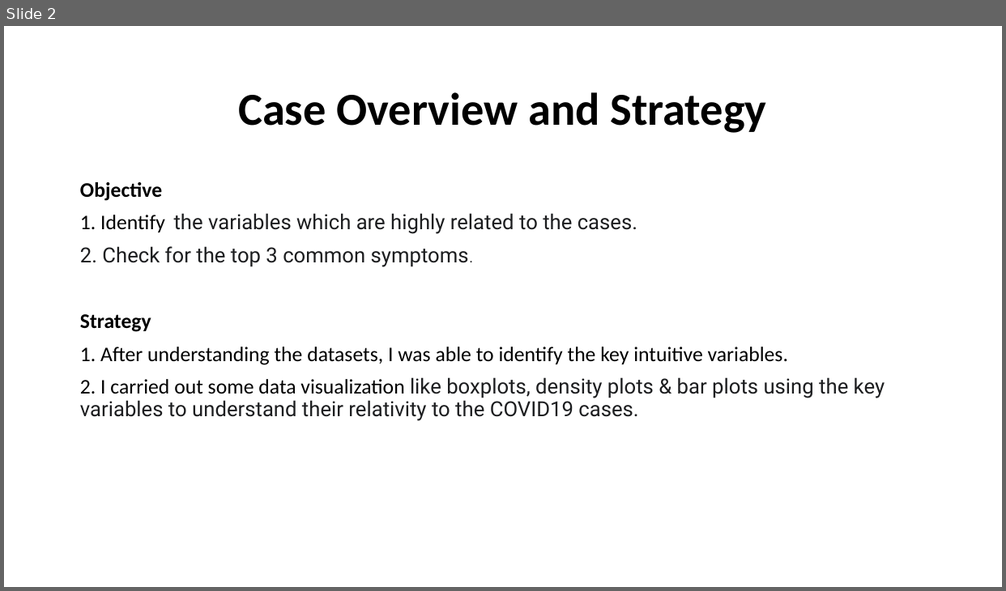
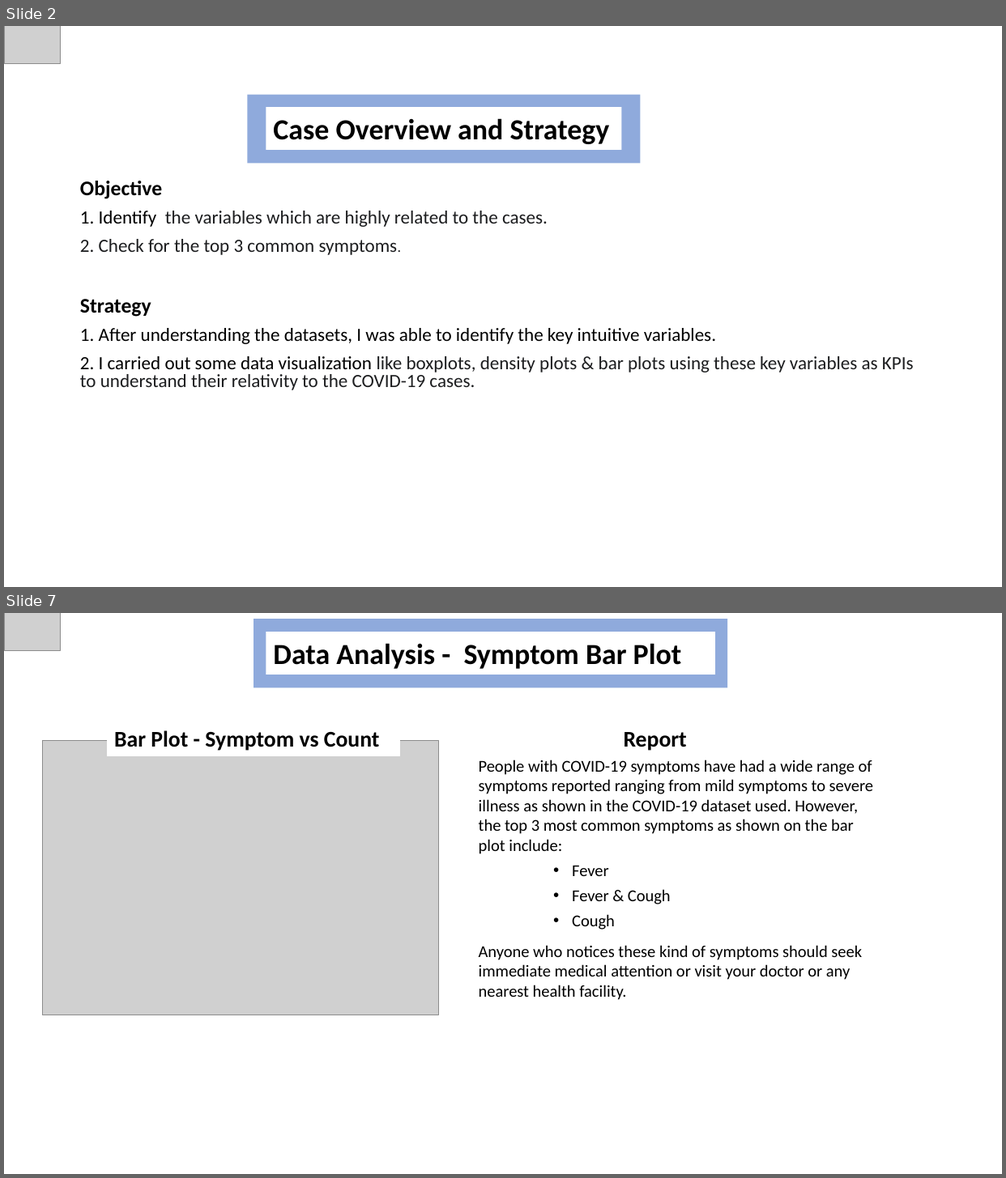
Before and after one commit to SireGift/Exploratory_Data_Analysis_for_COVID19, a slide deck: COVID19_Dataset_Report.pptx. Shown one above the other, each under a label of ours: slide 2 before the commit, slides 2 and 7 after it; the slides between them are not shown. The pictures are 1006x591 and 1006x1178 pixels, drawn with LibreOffice and Linux fonts; fonts in the diff are those of the drawing; grey boxes stand for pictures. Boxes give left, top, right and bottom in pixels: in the first picture for what was removed or moved away, otherwise in the second. Text is boxed around its words. In the diff, an @@ line names an element or a change of style, - is before the commit and + after.

```diff
--- a/COVID19_Dataset_Report.pptx
+++ b/COVID19_Dataset_Report.pptx
@@ slide 7 added at bbox=[4, 613, 1002, 1174], background #FFFFFF @@
@@ picture added at bbox=[4, 613, 60, 650] @@
@@ rectangle added at bbox=[253, 619, 727, 688], fill #8FAADC @@
@@ rectangle added at bbox=[266, 632, 715, 675], fill #FFFFFF, 28 pt, text #000000, bold @@
+Data Analysis - Symptom Bar Plot
@@ rectangle added at bbox=[108, 728, 401, 756], fill #FFFFFF, 21.6 pt, text #000000, bold @@
+Bar Plot - Symptom vs Count
@@ text added at bbox=[624, 732, 687, 751], 21.6 pt, text #000000, bold @@
+Report
@@ picture added at bbox=[42, 740, 439, 1015] @@
@@ text added at bbox=[479, 760, 873, 1000], 16 pt, text #000000 @@
+People with COVID-19 symptoms have had a wide range of symptoms reported ranging from mild symptoms to severe illness as shown in the COVID-19 dataset used. However, the top 3 most common symptoms as shown on the bar plot include:
+    • Fever
+    • Fever & Cough
+    • Cough
+Anyone who notices these kind of symptoms should seek immediate medical attention or visit your doctor or any nearest health facility.
@@ slide 2 changed as well @@
@@ picture added at bbox=[4, 26, 60, 63] @@
@@ rectangle added at bbox=[247, 95, 641, 164], fill #8FAADC, 18 pt, text #FFFFFF @@
+d
@@ rectangle "Case Overview and Strategy": place and size @@
-rectangle "Case Overview and Strategy" at bbox=[238, 92, 766, 133]
+rectangle "Case Overview and Strategy" at bbox=[266, 107, 621, 149]
@@ rectangle "Case Overview and Strategy" at bbox=[266, 107, 621, 149]: size 44 to 28 pt; alignment centre to left; line spacing 0.9 to 1; vertical alignment middle to top; fill none to #FFFFFF @@
@@ text at bbox=[80, 181, 716, 344]: size 20 to 18 pt in "1. Identify the variables which are highly ...", "2. Check for the top 3 common ...", "1. After understanding the datasets, I was ..."; font Roboto to Calibri in "the variables which are highly related to ...", "2. Check for the top 3 common ..."; line spacing 0.9 to 0.8 @@
@@ text at bbox=[80, 356, 914, 390]: text changed; size 20 to 18 pt; font Roboto to Calibri @@
-2. I carried out some data visualization like boxplots, density plots & bar plots using the key variables to understand their relativity to the COVID19 cases.
+2. I carried out some data visualization like boxplots, density plots & bar plots using these key variables as KPIs to understand their relativity to the COVID-19 cases.
```
Also in this commit, not shown: 3 other slides changed, 2 other slides added, 1 slide removed, 1 other file.
